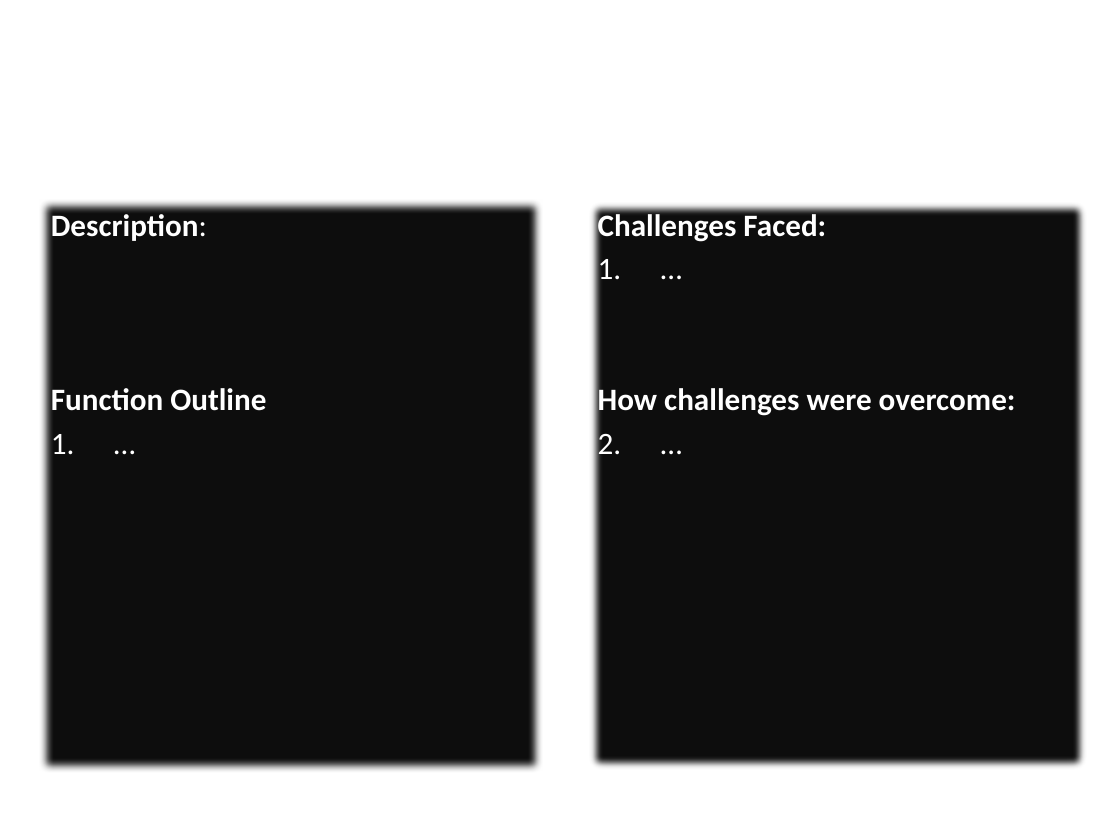
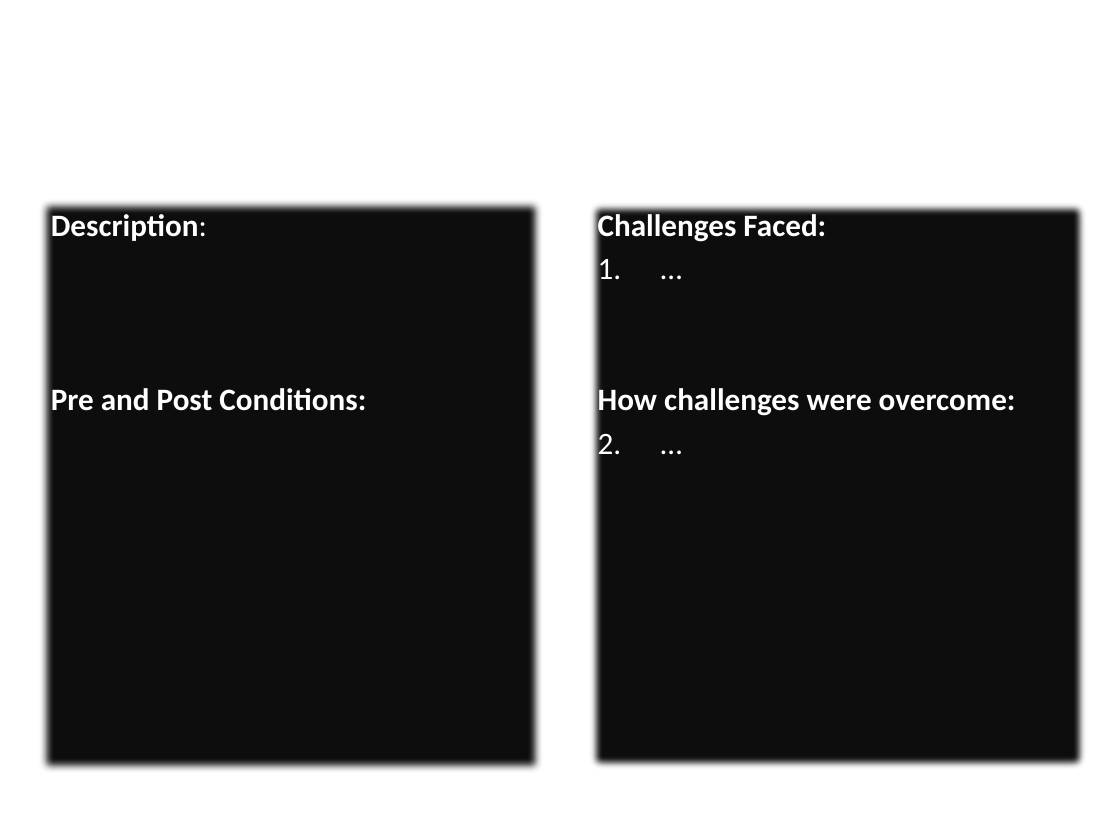
Before and after one commit to BuzzSpaceB/Authorization, a slide deck: slide 7 of Authentication - B.pptx (slide 8 before the commit). Drawn at 1120x840 pixels with LibreOffice and Linux fonts; fonts in the diff are those of the drawing; background and template pictures are left out. Boxes give left, top, right and bottom in pixels: in the first picture for what was removed or moved away, otherwise in the second. Text is boxed around its words. In the diff, an @@ line names an element or a change of style, - is before the commit and + after.

```diff
--- a/Authentication - B.pptx
+++ b/Authentication - B.pptx
@@ text at [51,388,366,411]: text changed @@
-Function Outline
-1. …
+Pre and Post Conditions:
```
Also in this commit, not shown: 5 other slides changed, 2 slides added, 1 slide removed, 2 other files.
